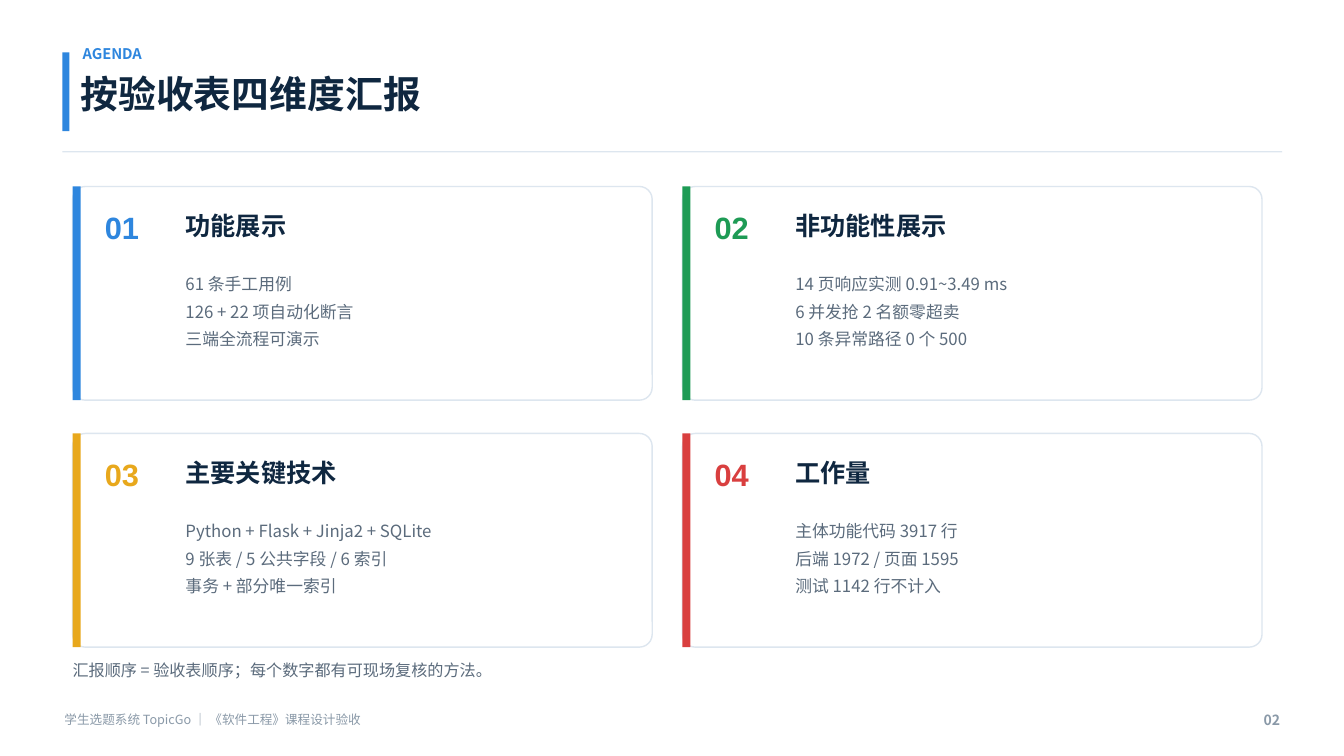
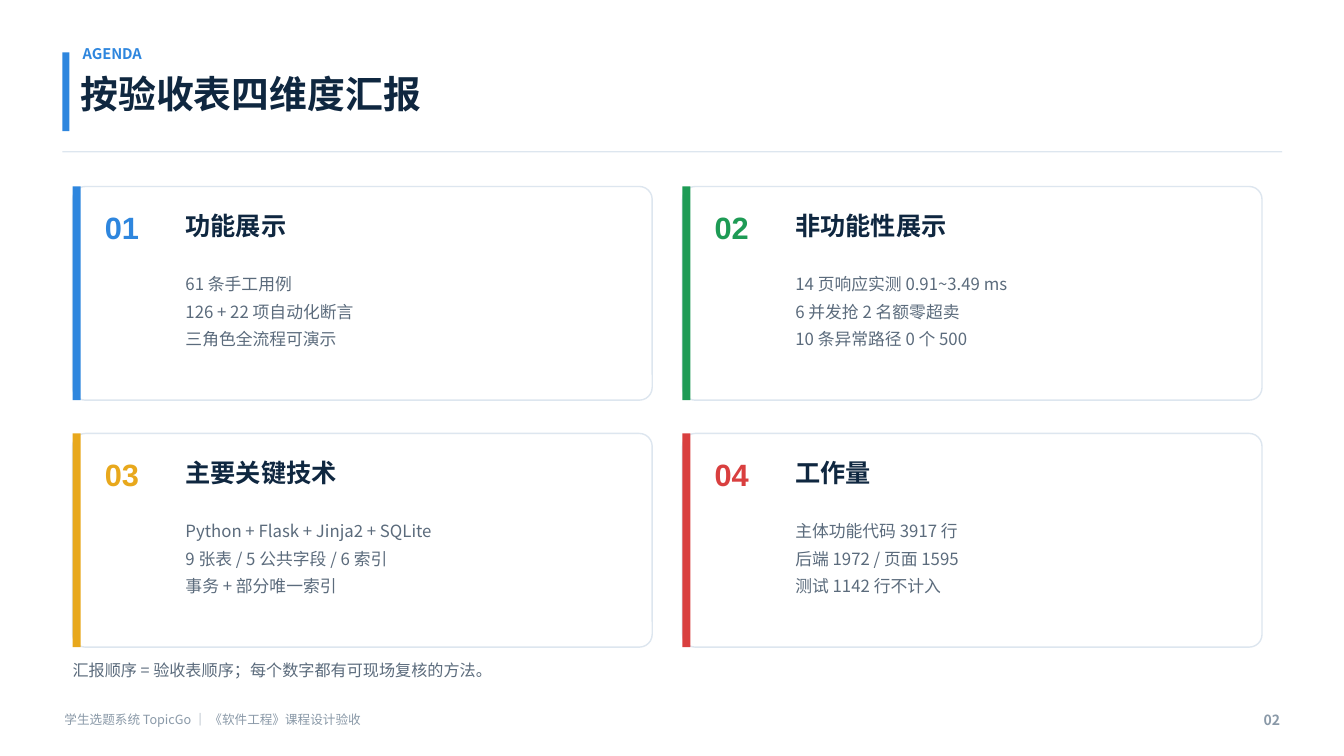
Before and after one commit to haixiaoyuntian/topicgo, a slide deck: slide 2 of student-topic-system/验收/TopicGo-验收汇报.pptx. Drawn at 1344x756 pixels with LibreOffice and Linux fonts; fonts in the diff are those of the drawing. Boxes give left, top, right and bottom in pixels: in the first picture for what was removed or moved away, otherwise in the second. Text is boxed around its words. In the diff, an @@ line names an element or a change of style, - is before the commit and + after.

```diff
--- a/student-topic-system/验收/TopicGo-验收汇报.pptx
+++ b/student-topic-system/验收/TopicGo-验收汇报.pptx
@@ text at box(185, 331, 336, 347): text changed @@
-三端全流程可演示
+三角色全流程可演示
```
Also in this commit, not shown: 3 other slides changed, 16 other files.
